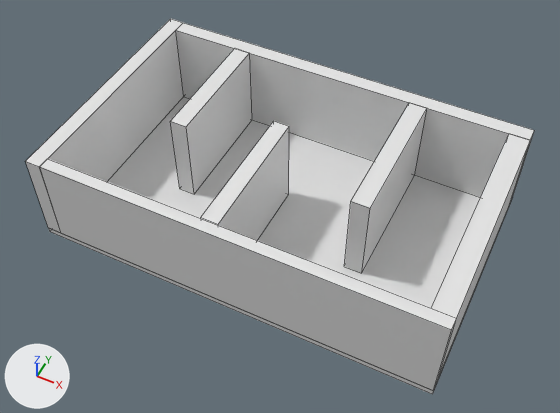
One commit to the Blender file gazebo_models/maze_room_xs/maze_room_small_xs.blend: the scene before it, then after it.
Both versions are drawn from a camera (50 mm lens) standing at (7.4, -15.13, 19.2) and looking at (0.08, -0.49, 0.9). The axes (+X, +Y, +Z) are drawn at lower left. The lights are the same throughout. Mesh edges are drawn as thin lines.
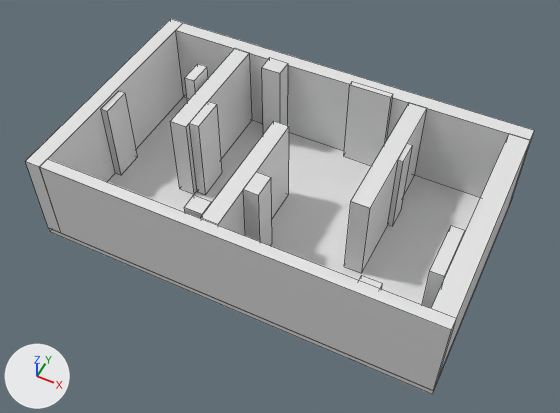
Where the change shows, as pixel boxes (x1, y1, x2, y2) in the pictures (560 x 413 px):
```json
{"part": 1, "of": "me_cube", "change": "added", "after": [359, 276, 383, 289]}
{"part": 2, "of": "me_cube", "change": "added", "after": [388, 143, 412, 226]}
{"part": 3, "of": "me_cube", "change": "added", "after": [422, 225, 465, 308]}
{"part": 4, "of": "me_cube", "change": "added", "after": [243, 172, 272, 246]}
{"part": 5, "of": "me_cube", "change": "added", "after": [262, 58, 288, 134]}
{"part": 6, "of": "me_cube", "change": "added", "after": [189, 101, 222, 195]}
{"part": 7, "of": "me_cube", "change": "added", "after": [184, 195, 212, 218]}
{"part": 8, "of": "me_cube", "change": "added", "after": [185, 64, 208, 102]}
{"part": 9, "of": "me_cube", "change": "added", "after": [101, 91, 137, 175]}
{"part": 10, "of": "me_cube", "change": "added", "after": [344, 81, 393, 166]}
```

Edits to the scene script, one JSON object a line:
```json
{"block": "me_cube", "where": "me_cube.from_pydata(...)  # 64 vertices, 48 faces; spans x -1.0..1.0, y -1.0..1.0, z -1.0..31.7"}
{"block": "me_cube", "where": "# used by ob_cube; location = (0.0, 0.0, 0.0); scale = (6.5, 4.0, 0.1)"}
{"block": "me_cube", "change": "me_cube part 1: a new loose piece, a box spanning x 0.597..0.686, y -0.907..-0.84, z -7.174..29.924, in mat_material (its picture is missing)"}
{"block": "me_cube", "change": "me_cube part 2: a new loose piece, a box spanning x 0.5..0.52, y 0.24..0.44, z 1.49..30.77, in mat_material (its picture is missing)"}
{"block": "me_cube", "change": "me_cube part 3: a new loose piece, a box spanning x 0.835..0.897, y -0.634..-0.202, z 1.0..31.308, in mat_material (its picture is missing)"}
{"block": "me_cube", "change": "me_cube part 4: a new loose piece, a box spanning x -0.034..0.041, y -0.552..-0.355, z 1.852..31.877, in mat_material (its picture is missing)"}
{"block": "me_cube", "change": "me_cube part 5: a new loose piece, a box spanning x -0.35..-0.25, y 0.72..0.87, z 1.0..32.12, in mat_material (its picture is missing)"}
{"block": "me_cube", "change": "me_cube part 6: a new loose piece, a box spanning x -0.466..-0.414, y -0.122..0.163, z 1.0..31.753, in mat_material (its picture is missing)"}
{"block": "me_cube", "change": "me_cube part 7: a new loose piece, a box spanning x -0.21..-0.121, y -0.877..-0.749, z 1.0..31.712, in mat_material (its picture is missing)"}
{"block": "me_cube", "change": "me_cube part 8: a new loose piece, a box spanning x -0.636..-0.581, y 0.279..0.482, z 1.0..33.819, in mat_material (its picture is missing)"}
{"block": "me_cube", "change": "me_cube part 9: a new loose piece, a box spanning x -0.92..-0.882, y -0.248..0.001, z 1.0..29.871, in mat_material (its picture is missing)"}
{"block": "me_cube", "change": "me_cube part 10: a new loose piece, a box spanning x 0.107..0.323, y 0.812..0.861, z 1.0..33.088, in mat_material (its picture is missing)"}
```
